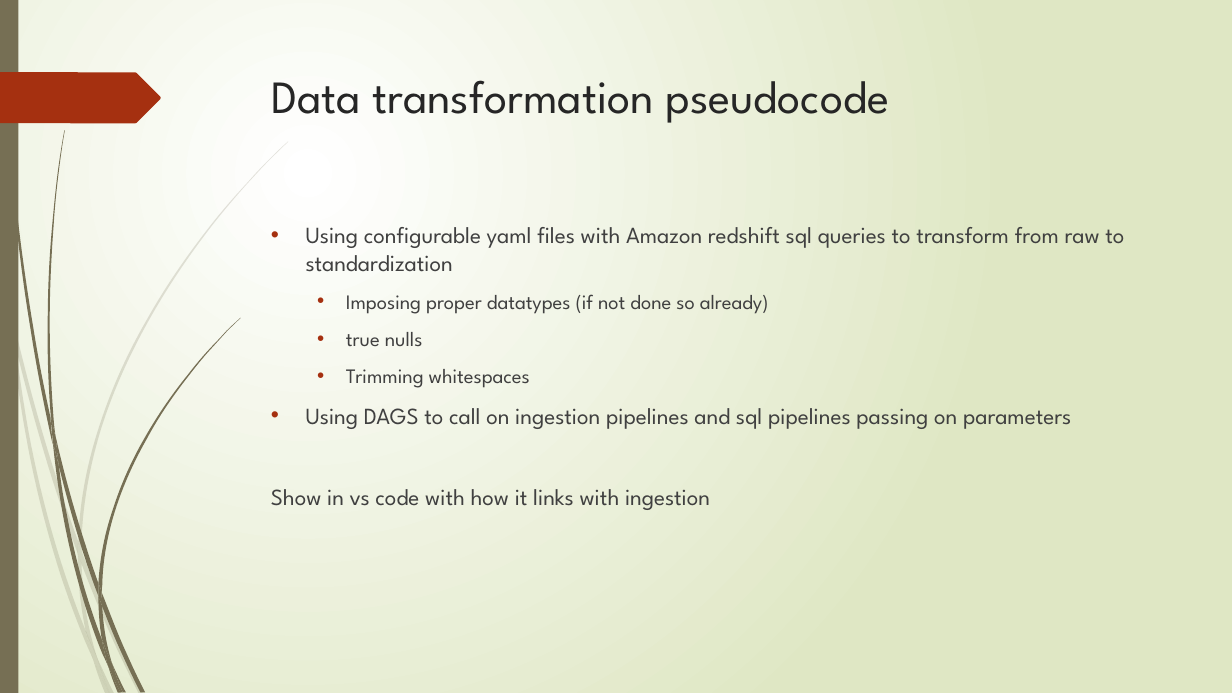
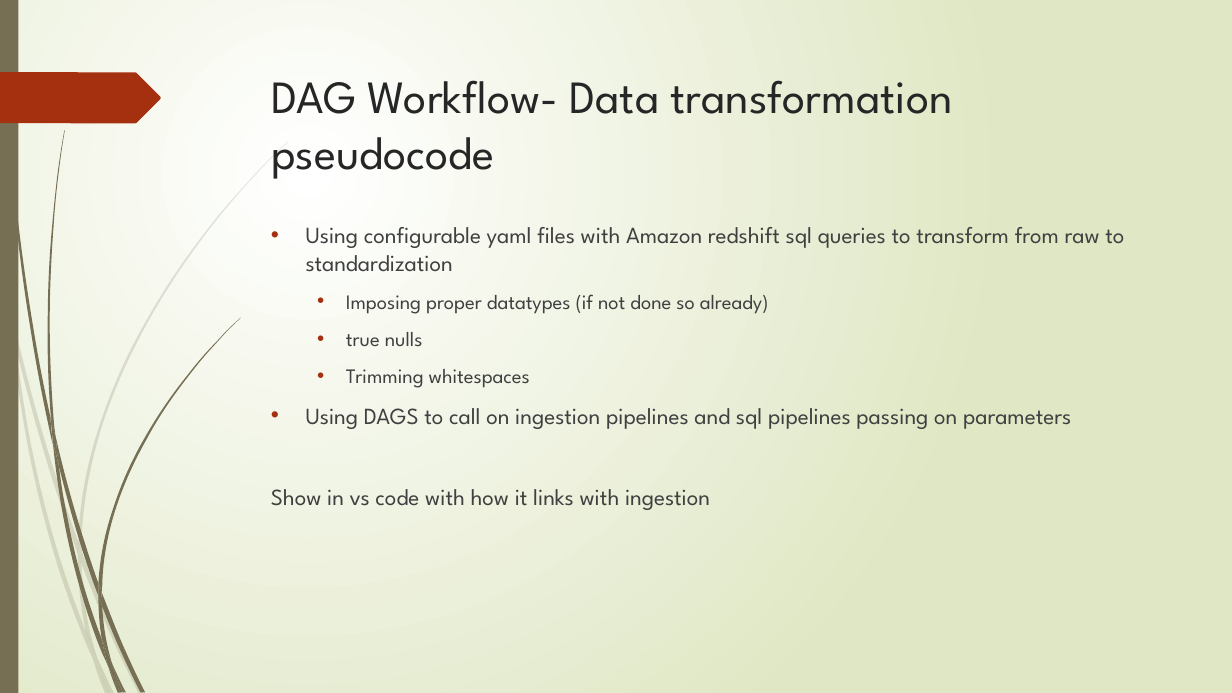
Before and after one commit to gabrielchanyk/food_insights_data_engineering, a slide deck: slide 26 of InsightEats Case Study.pptx. Drawn at 1232x693 pixels with LibreOffice and Linux fonts; fonts in the diff are those of the drawing. Boxes give left, top, right and bottom in pixels: in the first picture for what was removed or moved away, otherwise in the second. Text is boxed around its words. In the diff, an @@ line names an element or a change of style, - is before the commit and + after.

```diff
--- a/InsightEats Case Study.pptx
+++ b/InsightEats Case Study.pptx
@@ title at [271,80,953,179]: text changed @@
-Data transformation pseudocode
+DAG Workflow- Data transformation pseudocode
```
Also in this commit, not shown: 12 other slides changed, 1 slide added.
